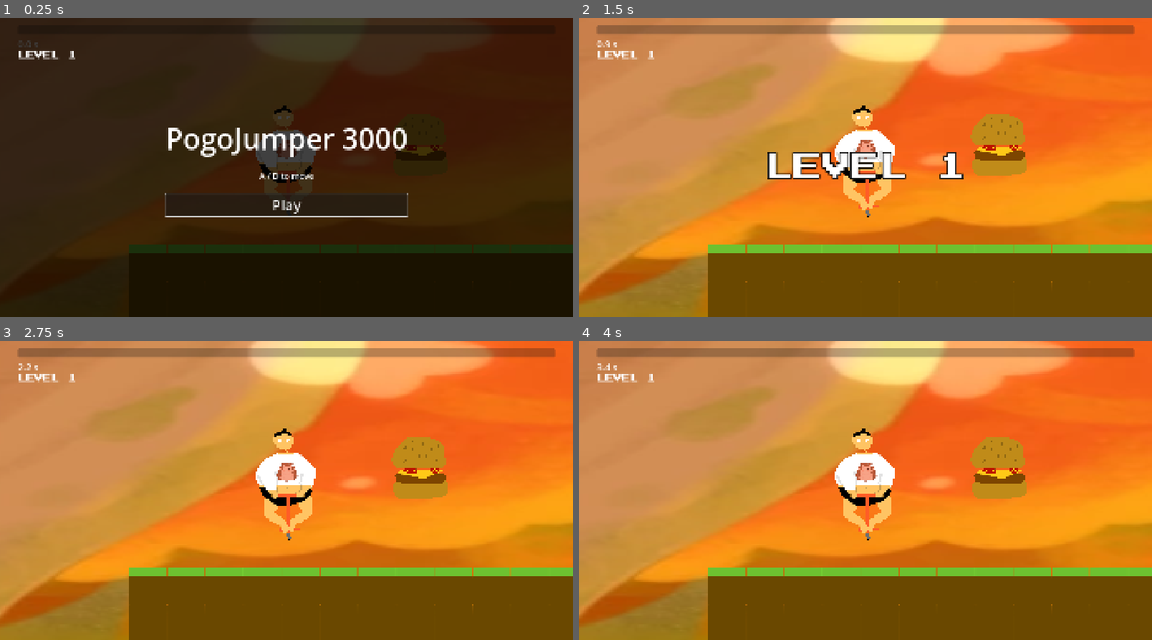
Above: before the commit, frames 1-4 (two rows, left to right).
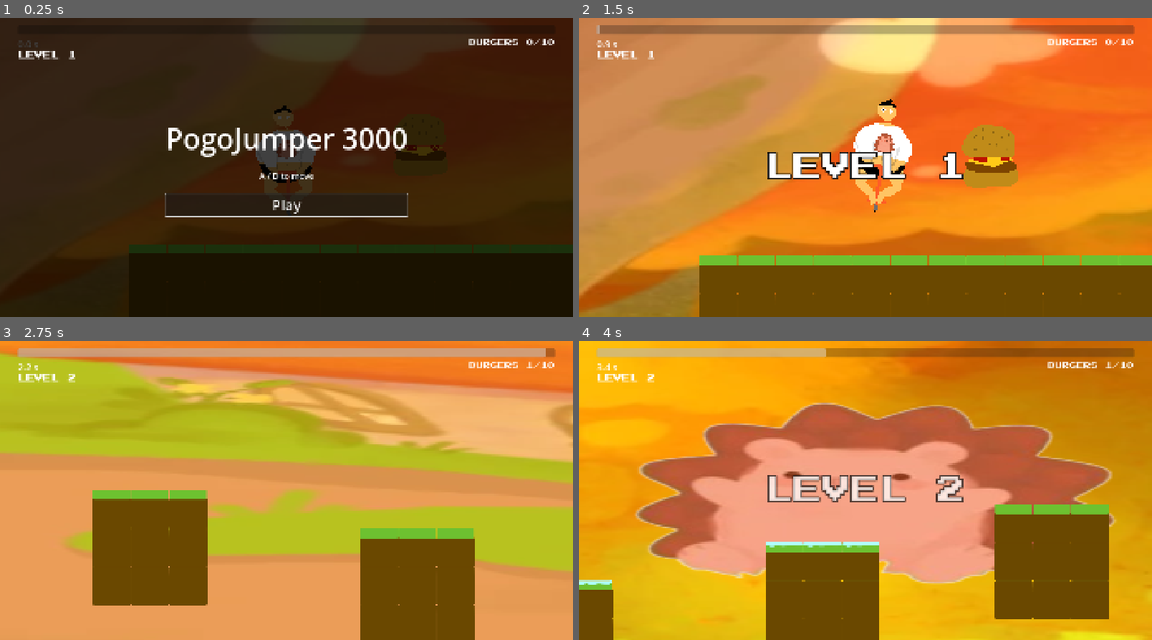
Above: after the commit, the same moments.

Repository: awdev1/haven
Game: Godot game, scene res://node_2d.tscn
Two runs of this game, one before a commit and one after it. Both use one fixed random seed, a clock stepped at 60 frames per second and the inputs below.
Inputs:
- Up to frame 1 (0.25 s): no input
- Up to frame 2 (1.5 s): click "Play" at 0.5 s; tap Enter at 1.25 s; hold D (right) from 1.28 s (still down); tap 1 at 1.35 s
- Up to frame 3 (2.75 s): keep holding D (right); tap Up (ui_up) at 1.52, 2.27 s; tap 2 at 1.55, 2.1 s; tap 3 at 2.3 s
- Up to frame 4 (4 s): release D (right) at 2.78 s; hold A (left) 2.78-3.53 s; tap 3 at 2.85 s; tap 1 at 3.05, 3.6 s; hold D (right) from 3.53 s (still down); tap Up (ui_up) at 3.77 s; tap 2 at 3.8 s

The runs differ from the first frame. In frame 1, 0.2% of the frame differs, in the area x 81-97%, y 6-10%; in frame 2, 17%; in frame 3, 89%; in frame 4, 92%, in the area x 0-100%, y 0-100%.
Error before the commit: Parse Error: Identifier "level2X" not declared in the current scope. (res://playerMocment.gd:96)

Commit message:
chore: fix burgers

Diff:
--- a/burger.gd
+++ b/burger.gd
@@ -1,11 +1,12 @@
 extends Area2D
-
 
 signal collect_signal
 
-func _on_body_entered(body):
+func _ready() -> void:
+	add_to_group("burger")
+	body_entered.connect(_on_body_entered)
+
+func _on_body_entered(body: Node2D) -> void:
 	if body.has_method("is_player"):
-		# Remove the collectible
-		queue_free()
-		# Emit a signal to the main scene
-		emit_signal("collect_signal")
+		collect_signal.emit()
+		get_parent().get_parent().queue_free()
--- a/node_2d.tscn
+++ b/node_2d.tscn
@@ -270,3 +270,152 @@
 
 [node name="CollisionShape2D" type="CollisionShape2D" parent="Burger/Sprite2D/Area2D" unique_id=292050509]
 shape = SubResource("CircleShape2D_5iupw")
+
+[node name="Burger2" type="Node" parent="."]
+
+[node name="Sprite2D" type="Sprite2D" parent="Burger2"]
+position = Vector2(2214.0, 478)
+scale = Vector2(0.15999925, 0.15999925)
+texture = ExtResource("1_d21ai")
+
+[node name="Area2D" type="Area2D" parent="Burger2/Sprite2D"]
+position = Vector2(18.750088, -75.00035)
+scale = Vector2(6.2500296, 6.2500296)
+script = ExtResource("8_rj586")
+
+[node name="CollisionShape2D" type="CollisionShape2D" parent="Burger2/Sprite2D/Area2D"]
+shape = SubResource("CircleShape2D_5iupw")
+
+[node name="Burger3" type="Node" parent="."]
+
+[node name="Sprite2D" type="Sprite2D" parent="Burger3"]
+position = Vector2(3110.0, 350)
+scale = Vector2(0.15999925, 0.15999925)
+texture = ExtResource("1_d21ai")
+
+[node name="Area2D" type="Area2D" parent="Burger3/Sprite2D"]
+position = Vector2(18.750088, -75.00035)
+scale = Vector2(6.2500296, 6.2500296)
+script = ExtResource("8_rj586")
+
+[node name="CollisionShape2D" type="CollisionShape2D" parent="Burger3/Sprite2D/Area2D"]
+shape = SubResource("CircleShape2D_5iupw")
+
+[node name="Burger4" type="Node" parent="."]
+
+[node name="Sprite2D" type="Sprite2D" parent="Burger4"]
+position = Vector2(4774.0, 222)
+scale = Vector2(0.15999925, 0.15999925)
+texture = ExtResource("1_d21ai")
+
+[node name="Area2D" type="Area2D" parent="Burger4/Sprite2D"]
+position = Vector2(18.750088, -75.00035)
+scale = Vector2(6.2500296, 6.2500296)
+script = ExtResource("8_rj586")
+
+[node name="CollisionShape2D" type="CollisionShape2D" parent="Burger4/Sprite2D/Area2D"]
+shape = SubResource("CircleShape2D_5iupw")
+
+[node name="Burger5" type="Node" parent="."]
+
+[node name="Sprite2D" type="Sprite2D" parent="Burger5"]
+position = Vector2(8742.0, 94)
+scale = Vector2(0.15999925, 0.15999925)
+texture = ExtResource("1_d21ai")
+
+[node name="Area2D" type="Area2D" parent="Burger5/Sprite2D"]
+position = Vector2(18.750088, -75.00035)
+scale = Vector2(6.2500296, 6.2500296)
+script = ExtResource("8_rj586")
+
+[node name="CollisionShape2D" type="CollisionShape2D" parent="Burger5/Sprite2D/Area2D"]
+shape = SubResource("CircleShape2D_5iupw")
+
+[node name="Burger6" type="Node" parent="."]
+
+[node name="Sprite2D" type="Sprite2D" parent="Burger6"]
+position = Vector2(10534.0, 350)
+scale = Vector2(0.15999925, 0.15999925)
+texture = ExtResource("1_d21ai")
+
+[node name="Area2D" type="Area2D" parent="Burger6/Sprite2D"]
+position = Vector2(18.750088, -75.00035)
+scale = Vector2(6.2500296, 6.2500296)
+script = ExtResource("8_rj586")
+
+[node name="CollisionShape2D" type="CollisionShape2D" parent="Burger6/Sprite2D/Area2D"]
+shape = SubResource("CircleShape2D_5iupw")
+
+[node name="Burger7" type="Node" parent="."]
+
+[node name="Sprite2D" type="Sprite2D" parent="Burger7"]
+position = Vector2(15142.0, 222)
+scale = Vector2(0.15999925, 0.15999925)
+texture = ExtResource("1_d21ai")
+
+[node name="Area2D" type="Area2D" parent="Burger7/Sprite2D"]
+position = Vector2(18.750088, -75.00035)
+scale = Vector2(6.2500296, 6.2500296)
+script = ExtResource("8_rj586")
+
+[node name="CollisionShape2D" type="CollisionShape2D" parent="Burger7/Sprite2D/Area2D"]
+shape = SubResource("CircleShape2D_5iupw")
+
+[node name="Burger8" type="Node" parent="."]
+
+[node name="Sprite2D" type="Sprite2D" parent="Burger8"]
+position = Vector2(16678.0, 94)
+scale = Vector2(0.15999925, 0.15999925)
+texture = ExtResource("1_d21ai")
+
+[node name="Area2D" type="Area2D" parent="Burger8/Sprite2D"]
+position = Vector2(18.750088, -75.00035)
+scale = Vector2(6.2500296, 6.2500296)
+script = ExtResource("8_rj586")
+
+[node name="CollisionShape2D" type="CollisionShape2D" parent="Burger8/Sprite2D/Area2D"]
+shape = SubResource("CircleShape2D_5iupw")
+
+[node name="Burger9" type="Node" parent="."]
+
+[node name="Sprite2D" type="Sprite2D" parent="Burger9"]
+position = Vector2(22694.0, -34)
+scale = Vector2(0.15999925, 0.15999925)
+texture = ExtResource("1_d21ai")
+
+[node name="Area2D" type="Area2D" parent="Burger9/Sprite2D"]
+position = Vector2(18.750088, -75.00035)
+scale = Vector2(6.2500296, 6.2500296)
+script = ExtResource("8_rj586")
+
+[node name="CollisionShape2D" type="CollisionShape2D" parent="Burger9/Sprite2D/Area2D"]
+shape = SubResource("CircleShape2D_5iupw")
+
+[node name="Burger10" type="Node" parent="."]
+
+[node name="Sprite2D" type="Sprite2D" parent="Burger10"]
+position = Vector2(26022.0, 478)
+scale = Vector2(0.15999925, 0.15999925)
+texture = ExtResource("1_d21ai")
+
+[node name="Area2D" type="Area2D" parent="Burger10/Sprite2D"]
+position = Vector2(18.750088, -75.00035)
+scale = Vector2(6.2500296, 6.2500296)
+script = ExtResource("8_rj586")
+
+[node name="CollisionShape2D" type="CollisionShape2D" parent="Burger10/Sprite2D/Area2D"]
+shape = SubResource("CircleShape2D_5iupw")
+
+[node name="BurgerLabel" type="Label" parent="UI"]
+anchors_preset = 1
+anchor_left = 1.0
+anchor_right = 1.0
+offset_left = -600.0
+offset_top = 70.0
+offset_right = -60.0
+offset_bottom = 116.0
+grow_horizontal = 0
+theme_override_fonts/font = ExtResource("11_font")
+theme_override_font_sizes/font_size = 24
+text = "BURGERS 0/0"
+horizontal_alignment = 2
--- a/playerMocment.gd
+++ b/playerMocment.gd
@@ -86,6 +86,7 @@
 	$Sprite2D.rotation = lerp_angle($Sprite2D.rotation, target_tilt, clampf(tiltSmoothing * delta, 0.0, 1.0))
 
 
+@export var level2X := 11300.0
 @onready var _start_position := global_position
 
 func _process(_delta: float) -> void:
@@ -120,3 +121,19 @@
 	sfx.pitch_scale = randf_range(0.9, 1.1)
 	sfx.play(bounceSounds.pick_random())
 	get_tree().create_timer(0.35).timeout.connect(sfx.stop)
+
+
+func _unhandled_input(event: InputEvent) -> void:
+	if event is InputEventKey and event.pressed and not event.echo:
+		match event.keycode:
+			KEY_1: _teleport(Vector2(246, 300))
+			KEY_2: _teleport(Vector2(level2X + 100, 300))
+			KEY_3: _teleport(Vector2(26000, 300))
+
+func _teleport(pos: Vector2) -> void:
+	global_position = pos
+	velocity = Vector2.ZERO
+	falling = false
+
+func is_player() -> bool:
+	return true
--- a/ui.gd
+++ b/ui.gd
@@ -9,6 +9,7 @@
 @onready var timeLabel: Label = $TimeLabel
 @onready var levelLabel: Label = $LevelLabel
 @onready var levelBanner: Label = $LevelBanner
+@onready var burgerLabel: Label = $BurgerLabel
 @onready var startScreen: Control = $StartScreen
 @onready var finishScreen: Control = $FinishScreen
 @onready var finishTime: Label = $FinishScreen/Center/Box/FinishTime
@@ -17,6 +18,8 @@
 var elapsed := 0.0
 var running := false
 var currentLevel := 0
+var burgers := 0
+var burgerTotal := 0
 
 func _ready() -> void:
 	visible = true
@@ -27,6 +30,7 @@
 	$StartScreen/Center/Box/PlayButton.pressed.connect(_on_play)
 	$FinishScreen/Center/Box/RestartButton.pressed.connect(_on_restart)
 	$StartScreen/Center/Box/PlayButton.grab_focus()
+	_connect_burgers.call_deferred()
 
 func _on_play() -> void:
 	startScreen.hide()
@@ -59,7 +63,20 @@
 	progress.value = clampf((player.global_position.x - startX) / (finishX - startX), 0.0, 1.0) * 100.0
 	if player.global_position.x >= finishX:
 		running = false
-		finishTime.text = "Time: %.1f s" % elapsed
+		finishTime.text = "Time: %.1f s   Burgers: %d/%d" % [elapsed, burgers, burgerTotal]
 		finishScreen.show()
 		get_tree().paused = true
 		$FinishScreen/Center/Box/RestartButton.grab_focus()
+
+func _connect_burgers() -> void:
+	for b in get_tree().get_nodes_in_group("burger"):
+		b.collect_signal.connect(_on_burger)
+		burgerTotal += 1
+	_update_burgers()
+
+func _on_burger() -> void:
+	burgers += 1
+	_update_burgers()
+
+func _update_burgers() -> void:
+	burgerLabel.text = "BURGERS %d/%d" % [burgers, burgerTotal]
